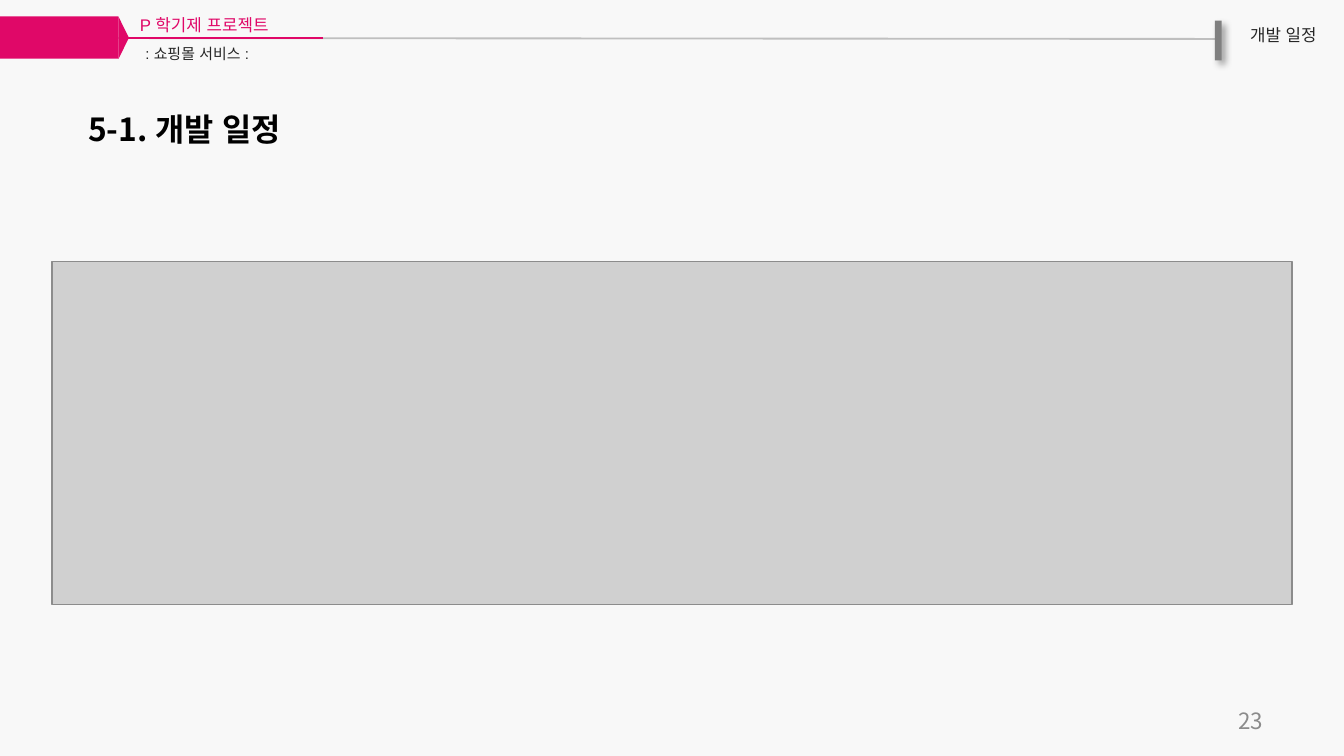
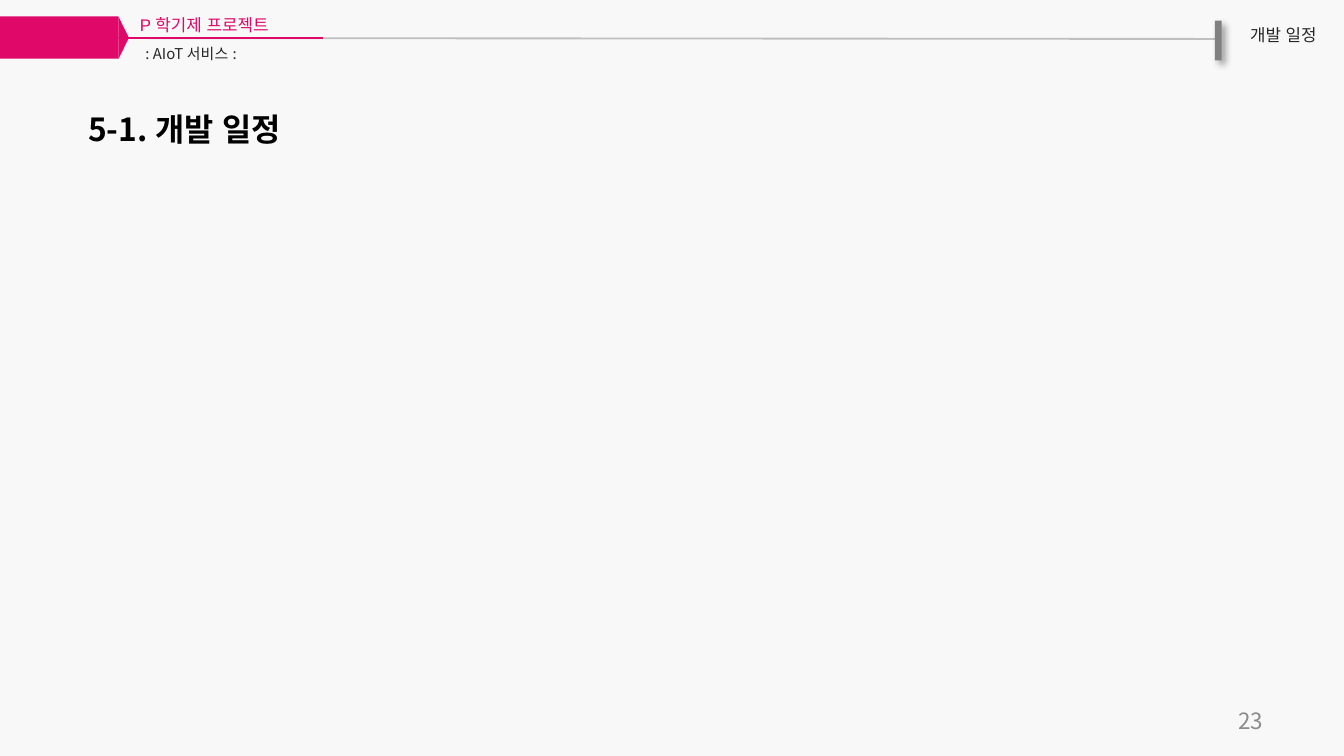
Before and after one commit to GCUpProject/P1, a slide deck: slide 26 of Presentation/P프로젝트-1조 제안서.pptx (slide 28 before the commit). Drawn at 1344x756 pixels with LibreOffice and Linux fonts; fonts in the diff are those of the drawing; grey boxes stand for pictures. Boxes give left, top, right and bottom in pixels: in the first picture for what was removed or moved away, otherwise in the second. Text is boxed around its words. In the diff, an @@ line names an element or a change of style, - is before the commit and + after.

```diff
--- a/Presentation/P프로젝트-1조 제안서.pptx
+++ b/Presentation/P프로젝트-1조 제안서.pptx
@@ text at [153,46,228,60]: text changed; font Arial to Noto Sans CJK KR @@
-: 쇼핑몰 서비스 :
+: AIoT 서비스 :
@@ picture removed at [52,262,1293,605] @@
```
Also in this commit, not shown: 14 other slides changed, 5 slides added, 7 slides removed.
